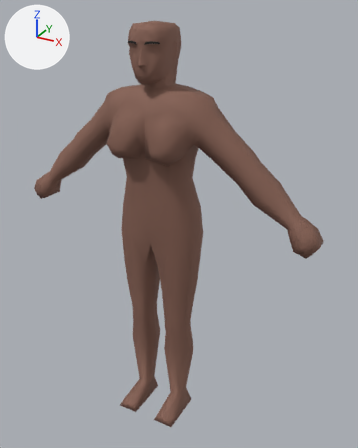
Two versions of the Blender file meshes/player_female_base.blend, one commit apart.
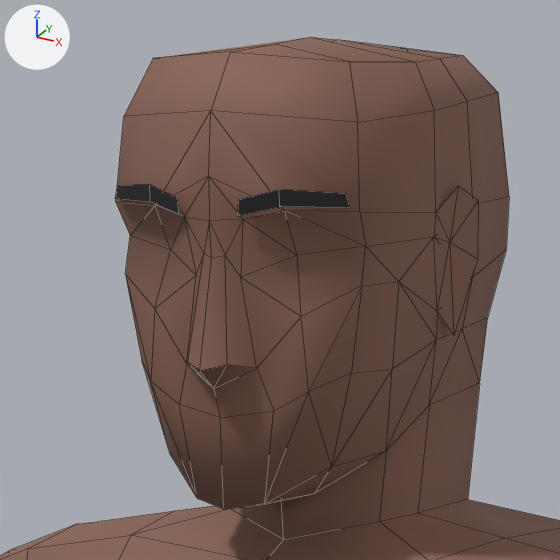
Each version is shown whole from a camera (50 mm lens) standing at (0.961, -1.552, 1.7) and looking at (0.064, 0.079, 0.884), then close up on the part from 31% to 53% of the width and 3% to 20% of the height. The lights are fixed; the arrows at upper left show +X, +Y and +Z. The close-ups show mesh edges as thin lines.

The first close-up shows 'Character'.
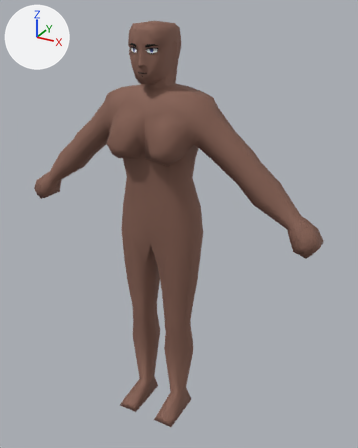
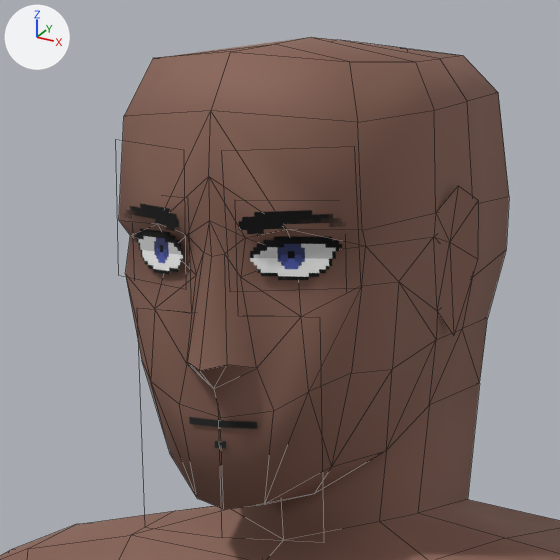
Pixel boxes [x1, y1, x2, y2] of what changed, in the close-ups (560 x 560 px; the box of a moved part takes in the faces that stretch with it):
'eye.L', added
    after: [250, 236, 342, 280]
'eye.R', added
    after: [135, 229, 183, 275]
'eyebrow.L', added (black)
    after: [238, 210, 338, 234]
'eyebrow.R', added (black)
    after: [128, 203, 179, 231]
'lip', added (black)
    after: [189, 417, 258, 448]
part 1 of me_cube_002, deleted (black)
    before: [115, 184, 179, 214]
part 2 of me_cube_002, deleted (black)
    before: [237, 189, 350, 216]
part 3 of me_cube_002, moved or reshaped
    before: [116, 111, 436, 277]
    after: [119, 111, 436, 277]

The change, as a diff of the scene's bpy script:
```diff
--- a/meshes/player_female_base.blend.py
+++ b/meshes/player_female_base.blend.py
@@ me_cube_002 @@
 me_cube_002.from_pydata(...)  # 526 vertices, 591 faces; spans x -1.14..1.14, y -0.29..0.21, z -2.2..0.7
 # used by ob_character; location = (0.0, 0.0407, 1.256); scale = (0.571, 0.571, 0.571)
 # verts and faces of me_cube_002; kept vertices keep their numbers, new ones are numbered from 526
+# me_cube_002 part 1: the loose piece of 6 vertices spanning x -0.11..-0.03, y -0.2..-0.16, z 0.57..0.59 is deleted
+# me_cube_002 part 2: the loose piece of 6 vertices spanning x 0.03..0.11, y -0.2..-0.16, z 0.57..0.59 is deleted
+# me_cube_002 part 3
+verts[229] = (-0.12, -0.15, 0.56)  # moved, pixel (118, 220)
+verts[268] = (0.12, -0.15, 0.56)  # moved, pixel (362, 230)
+verts[419] = (0.03, -0.19, 0.55)  # moved, pixel (245, 237)
+verts[423] = (-0.03, -0.19, 0.55)  # moved, pixel (187, 235)
+verts[438] = (-0.06, -0.18, 0.56)  # moved, pixel (157, 223)
+verts[439] = (0.06, -0.18, 0.56)  # moved, pixel (286, 229)
 me_cube_002.materials.append(mat_skin)
-me_cube_002.materials.append(mat_hair)  # black #1b1b1b
@@ ob_lip @@
+ob_lip = bpy.data.objects.new('lip', me_plane_006)  # 6 vertices, 2 faces; spans x -1.0..1.0, y -1.0..1.0, z -0.2..0.0; in mat_mouth (picture img_lips_template_png)
+ob_lip.location = (0.0, -0.068, 1.4885)
+ob_lip.rotation_euler = (1.571, 0.0, 0.0)  # degrees (90, 0, 0)
+ob_lip.scale = (0.05, 0.05, 0.05)
@@ ob_eyebrow_r @@
+ob_eyebrow_r = bpy.data.objects.new('eyebrow.R', me_plane_005)  # 4 vertices, 1 face; spans x -1.0..1.0, y -1.0..1.0, z 0.0; in mat_eyebrow (picture img_eyebrow_template_png)
+ob_eyebrow_r.location = (-0.0381, -0.0616, 1.5803)
+ob_eyebrow_r.rotation_euler = (1.571, 0.0349, -0.436)  # degrees (90, 2, -25)
+ob_eyebrow_r.scale = (0.03, 0.03, 0.03)
@@ ob_eyebrow_l @@
+ob_eyebrow_l = bpy.data.objects.new('eyebrow.L', me_plane_004)  # 4 vertices, 1 face; spans x -1.0..1.0, y -1.0..1.0, z 0.0; in mat_eyebrow (picture img_eyebrow_template_png)
+ob_eyebrow_l.location = (0.0381, -0.0616, 1.5803)
+ob_eyebrow_l.rotation_euler = (1.571, -0.0349, 0.436)  # degrees (90, -2, 25)
+ob_eyebrow_l.scale = (0.03, 0.03, 0.03)
@@ ob_eye_r @@
+ob_eye_r = bpy.data.objects.new('eye.R', me_plane_003)  # 4 vertices, 1 face; spans x -1.0..1.0, y -1.0..1.0, z 0.0; in mat_eye (picture img_eye_template_png)
+ob_eye_r.location = (-0.0352, -0.0582, 1.5635)
+ob_eye_r.rotation_euler = (1.571, 0.0, -0.436)  # degrees (90, 0, -25)
+ob_eye_r.scale = (0.025, 0.025, 0.025)
@@ ob_eye_l @@
+ob_eye_l = bpy.data.objects.new('eye.L', me_plane_002)  # 4 vertices, 1 face; spans x -1.0..1.0, y -1.0..1.0, z 0.0; in mat_eye (picture img_eye_template_png)
+ob_eye_l.location = (0.0352, -0.0582, 1.5635)
+ob_eye_l.rotation_euler = (1.571, 0.0, 0.436)  # degrees (90, 0, 25)
+ob_eye_l.scale = (0.025, 0.025, 0.025)
```
